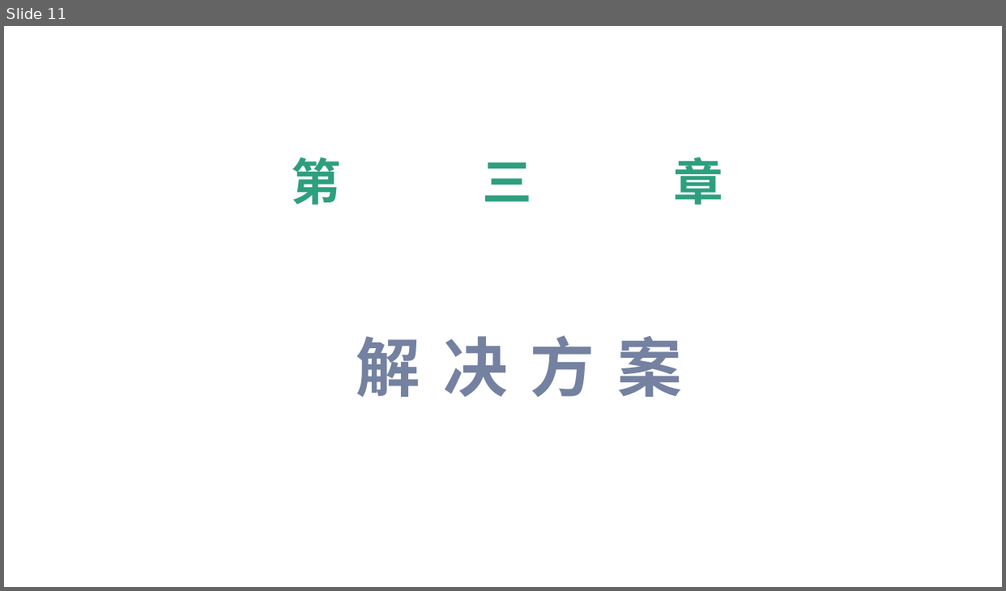
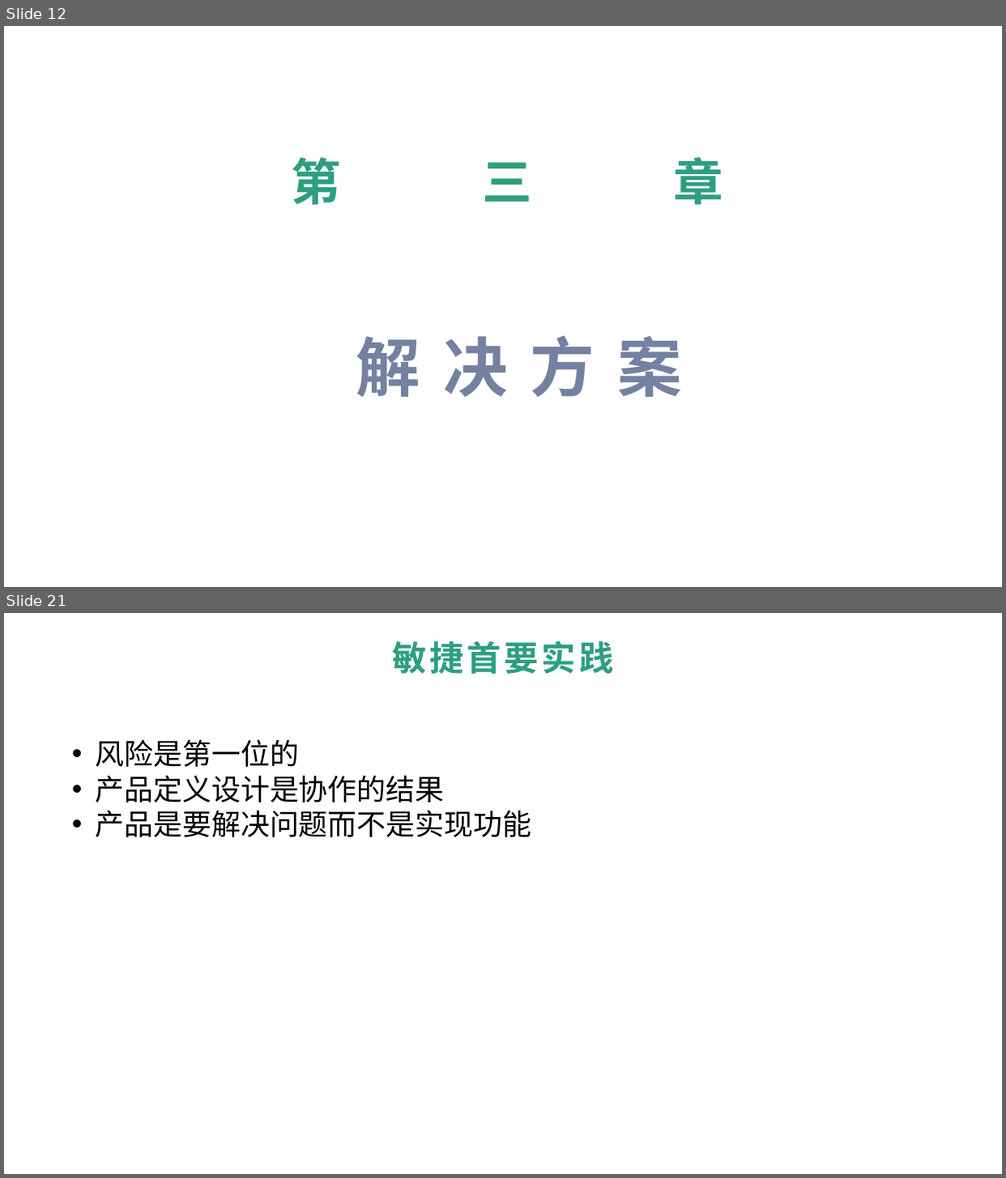
Before and after one commit to tigerlw/product-design, a slide deck: Lean_agile.pptx. Shown one above the other, each under a label of ours: slide 11 before the commit, slides 12 and 21 after it; the slides between them are not shown. The pictures are 1006x591 and 1006x1178 pixels, drawn with LibreOffice and Linux fonts; fonts in the diff are those of the drawing; background and template pictures are left out. Boxes give left, top, right and bottom in pixels: in the first picture for what was removed or moved away, otherwise in the second. Text is boxed around its words. In the diff, an @@ line names an element or a change of style, - is before the commit and + after.

```diff
--- a/Lean_agile.pptx
+++ b/Lean_agile.pptx
@@ slide 21 added at box(4, 613, 1002, 1174), background picture (left out) @@
@@ text added at box(392, 641, 613, 674), 33 pt, text #2D9F7E, bold @@
+敏捷首要实践
@@ text added at box(96, 739, 531, 837), 28 pt, text #000000 @@
+• 风险是第一位的
+• 产品定义设计是协作的结果
+• 产品是要解决问题而不是实现功能
@@ what was slide 11 is now slide 12 @@
```
Also in this commit, not shown: 17 other slides added, 21 slides removed, 1 other file.
